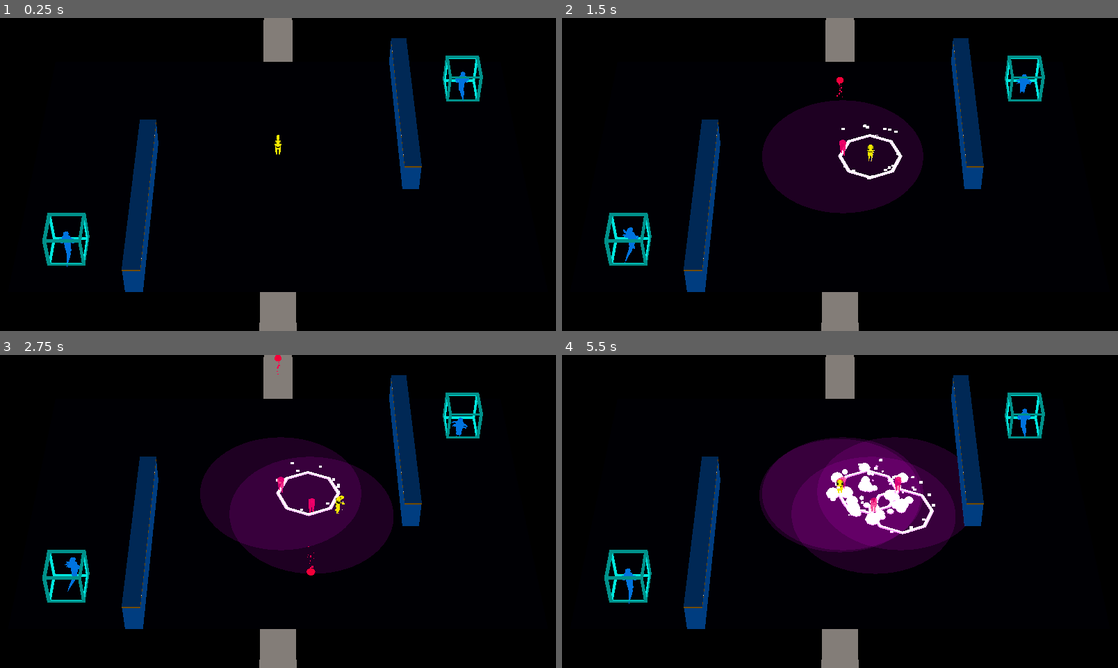
Above: before the commit, frames 1-4 (two rows, left to right).
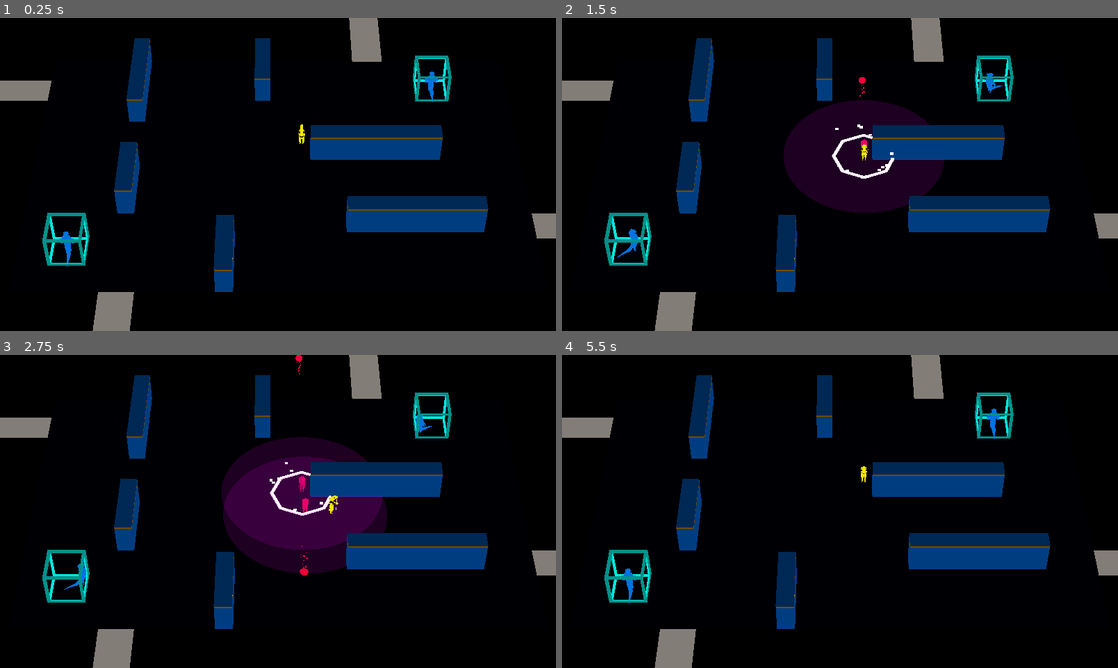
Above: after the commit, the same moments.

Repository: ralabate/30ddl
Game: Godot game, scene res://main.tscn
The game is run twice, just before and just after one commit, with the same random seed, the same clock (stepped at 60 frames per second) and the same inputs.
Inputs:
- Up to frame 1 (0.25 s): no input
- Up to frame 2 (1.5 s): tap Enter (ui_accept) at 0.5, 0.77 s; hold Right (ui_right) 0.53-1.28 s; tap S (player_decoy) at 0.6 s; hold Down (ui_down) from 1.28 s (still down); tap A (player_mine) at 1.35 s
- Up to frame 3 (2.75 s): tap Enter (ui_accept) at 1.52 s; release Down (ui_down) at 2.03 s; hold Right (ui_right) from 2.03 s (still down); tap S (player_decoy) at 2.1 s
- Up to frame 4 (5.5 s): release Right (ui_right) at 2.78 s; hold Up (ui_up) 2.78-3.53 s; tap A (player_mine) at 2.85, 4.35 s; tap Enter (ui_accept) at 3.02, 3.77, 4.52 s; hold Left (ui_left) 3.53-5.03 s; tap S (player_decoy) at 3.6, 5.1 s; hold Down (ui_down) from 5.03 s (still down)

The runs differ from the first frame. In frame 1, 17% of the frame differs, in the area x 0-100%, y 0-100%; in frame 2, 19%; in frame 3, 20%; in frame 4, 27%.
Error in both runs: Invalid access of index '1' on a base object of type: 'Array[Dictionary]'. (res://common/log.gd:9)

Commit message:
win vs game over signals and better level clean up

Diff:
--- a/gauntlet/level/level.gd
+++ b/gauntlet/level/level.gd
@@ -1,5 +1,9 @@
 extends Node3D
+class_name Level
 
+
+signal player_won
+signal player_lost
 
 @onready var badguy_template = preload("res://badguys/badguy.tscn")
 @onready var player_template = preload("res://player/player.tscn")
@@ -25,7 +29,6 @@
 	player = player_template.instantiate()
 	add_child(player)
 	player.position = player_spawner.global_position
-
 	player.shoot.connect(_on_player_shoot)
 	player.mine_spawned.connect(_on_player_spawned_mine)
 	player.decoy_spawned.connect(_on_player_spawned_decoy)
@@ -41,18 +44,6 @@
 
 
 func start_game() -> void:
-	var bullets = get_tree().get_nodes_in_group("bullets")
-	for bullet in bullets:
-		bullet.queue_free()
-
-	var badguys = get_tree().get_nodes_in_group("badguys")
-	for badguy in badguys:
-		badguy.queue_free()
-
-	var spawners = get_tree().get_nodes_in_group("spawners")
-	for spawner in spawners:
-		spawner.queue_free()
-
 	spawn_player()
 
 	var spawner_spawners = get_tree().get_nodes_in_group("spawner_spawners")
@@ -65,6 +56,20 @@
 		spawner_count += 1
 
 		spawn_badguy(spawner.position)
+
+
+func clean_up() -> void:
+	var bullets = get_tree().get_nodes_in_group("bullets")
+	for bullet in bullets:
+		bullet.queue_free()
+
+	var badguys = get_tree().get_nodes_in_group("badguys")
+	for badguy in badguys:
+		badguy.queue_free()
+
+	var spawners = get_tree().get_nodes_in_group("spawners")
+	for spawner in spawners:
+		spawner.queue_free()
 
 
 func _on_player_shoot(
@@ -97,11 +102,11 @@
 
 
 func _on_player_died() -> void:
-	start_game()
+	player_lost.emit()
 
 
 func _on_player_done_winning() -> void:
-	start_game()
+	player_won.emit()
 
 
 func _on_decoy_is_done(affected_list: Array[Node3D]) -> void:
--- a/gauntlet/main.gd
+++ b/gauntlet/main.gd
@@ -1,4 +1,7 @@
 extends Node3D
+
+
+var current_level: Level
 
 
 var levels = [
@@ -9,10 +12,27 @@
 
 # Called when the node enters the scene tree for the first time.
 func _ready() -> void:
-	var level = levels.pick_random().instantiate()
-	add_child(level)
+	play_next_level()
 
 
-# Called every frame. 'delta' is the elapsed time since the previous frame.
-func _process(delta: float) -> void:
-	pass
+func play_next_level() -> void:
+	if current_level != null and not current_level.is_queued_for_deletion():
+		current_level.clean_up()
+		current_level.queue_free()
+
+	var level = levels.pick_random().instantiate() as Level
+	add_child(level)
+	level.player_won.connect(_on_player_won)
+	level.player_lost.connect(_on_player_lost)
+
+	current_level = level
+
+	Log.info("Starting new level [%s]" % level.name)
+
+
+func _on_player_won() -> void:
+	play_next_level()
+
+
+func _on_player_lost() -> void:
+	play_next_level()
